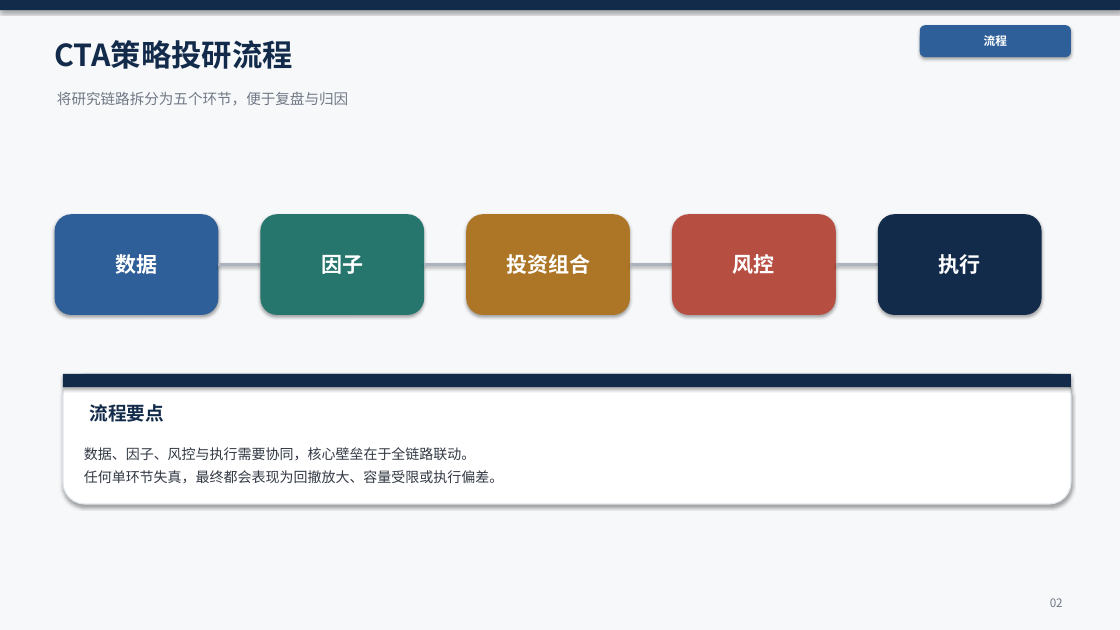
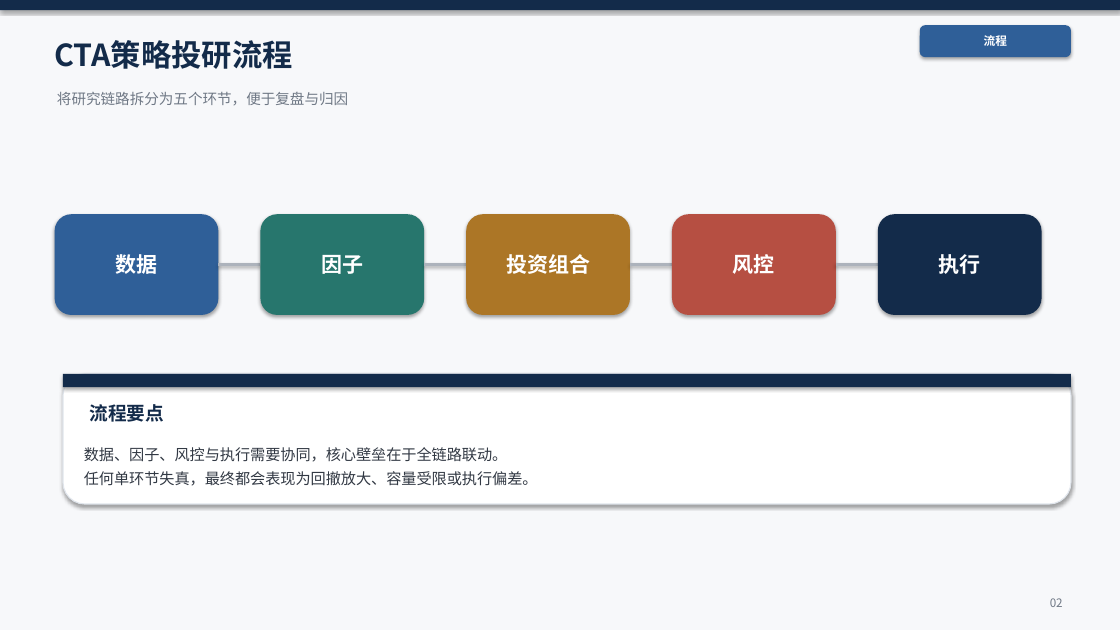
Before and after one commit to KevinSherry2016/CTA, a slide deck: slide 2 of CTA投研框架.pptx. Drawn at 1120x630 pixels with LibreOffice and Linux fonts; fonts in the diff are those of the drawing. Boxes give left, top, right and bottom in pixels: in the first picture for what was removed or moved away, otherwise in the second. Text is boxed around its words. In the diff, an @@ line names an element or a change of style, - is before the commit and + after.

```diff
--- a/CTA投研框架.pptx
+++ b/CTA投研框架.pptx
@@ text "数据、因子、风控与执行需要协同，核心壁垒在于全链路联动。" at (84,447,538,486): size 12 to 13 pt @@
```
Also in this commit, not shown: 2 other slides changed.
